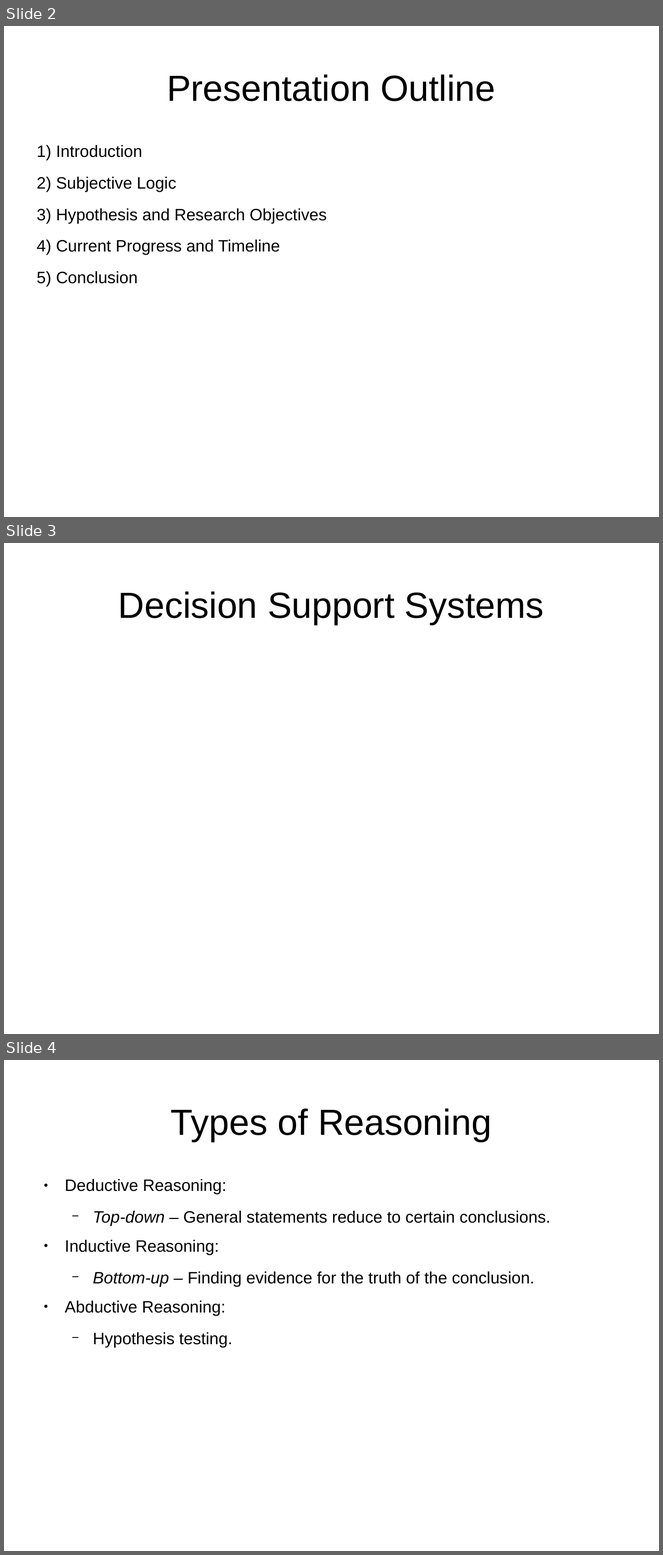
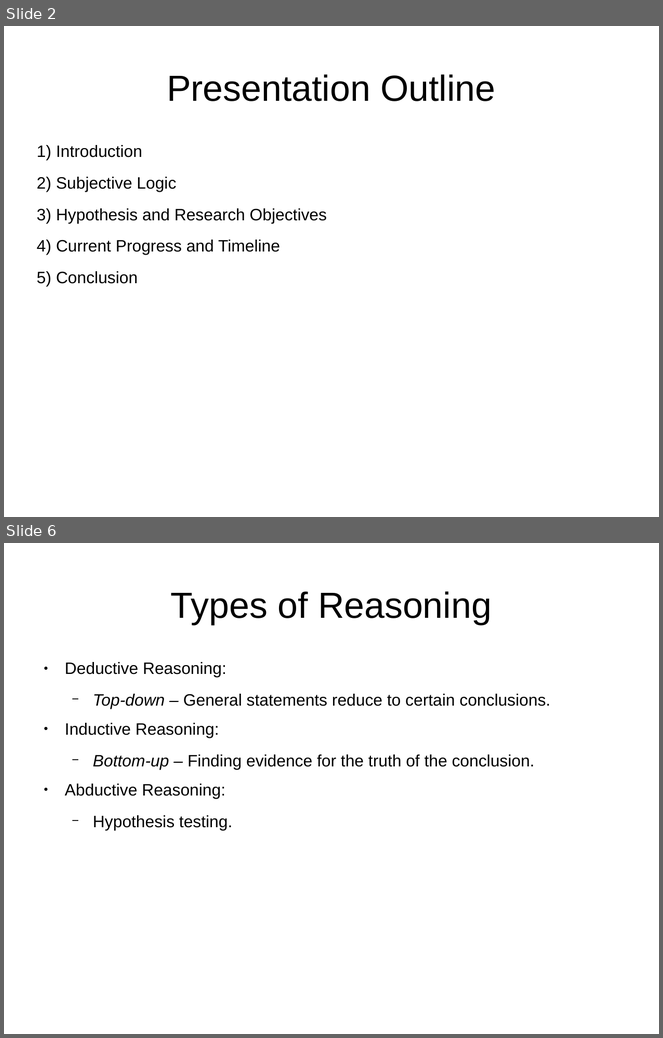
Before and after one commit to bstamour/SLHS, a slide deck: docs/proposal-from-bob.odp. Shown one above the other, each under a label of ours: slides 2, 3 and 4 before the commit, slides 2 and 6 after it; the slides between them are not shown. The pictures are 663x1555 and 663x1038 pixels, drawn with LibreOffice and Linux fonts; fonts in the diff are those of the drawing. Boxes give left, top, right and bottom in pixels: in the first picture for what was removed or moved away, otherwise in the second. Text is boxed around its words. In the diff, an @@ line names an element or a change of style, - is before the commit and + after.

```diff
--- a/docs/proposal-from-bob.odp
+++ b/docs/proposal-from-bob.odp
@@ slide 3 removed at (4,543,659,1034), background #FFFFFF @@
@@ title removed at (118,591,544,625) @@
-Decision Support Systems
@@ what was slide 4 is now slide 6 @@
```
Also in this commit, not shown: 3 slides added, 1 other slide removed.
